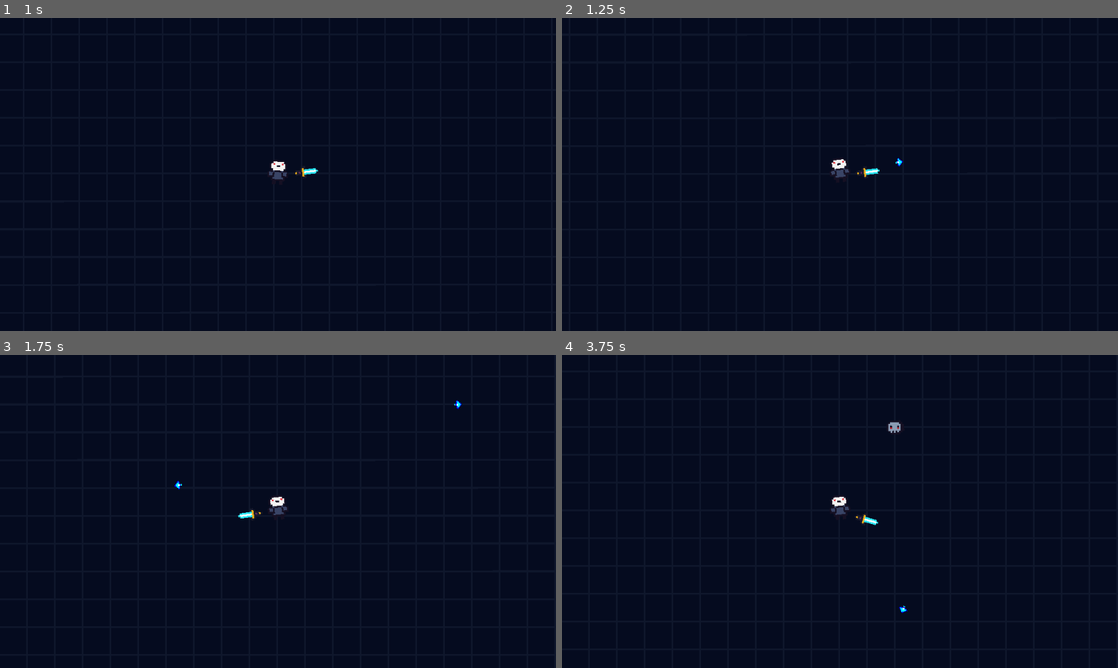
Above: before the commit, frames 1-4 (two rows, left to right).
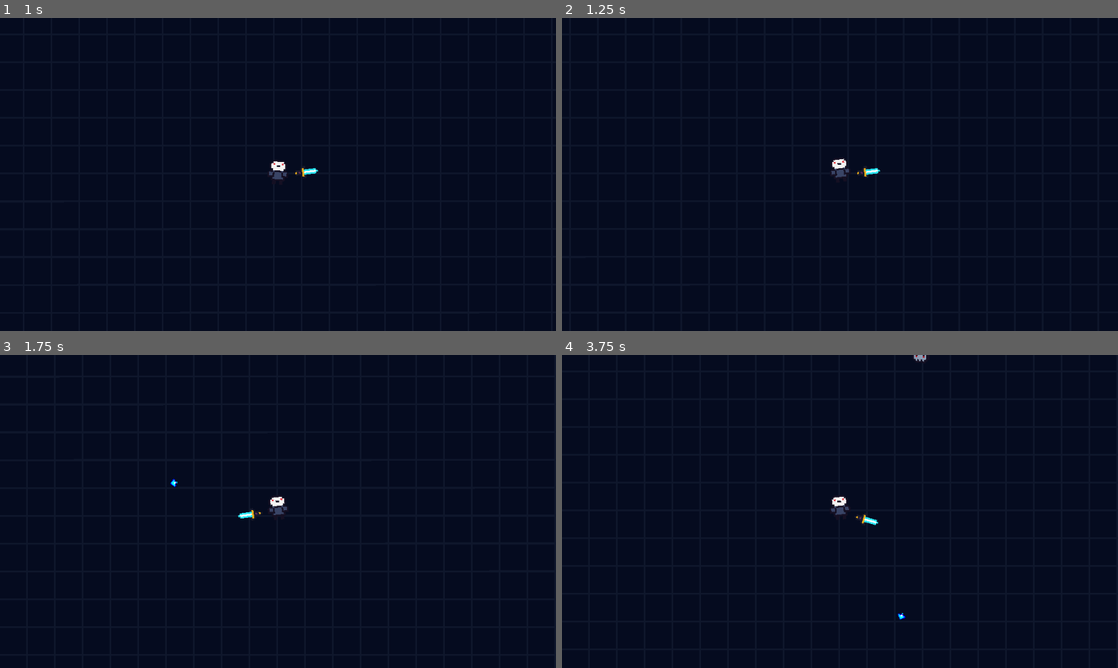
Above: after the commit, the same moments.

Repository: hanssantos02/the-under-forge
Game: Godot game, scene res://scenes/main.tscn
Same seed, same stepped clock (60 frames per second), same inputs: the game is played once before the commit and once after it.
Inputs (mouse positions are in pixels of both pictures, inside the frame that each line leads up to):
- Up to frame 1 (1 s): tap Enter (ui_accept) at 0.5, 0.77 s; move the mouse to (400, 158) at 0.52 s; hold D (move_right) from 0.53 s (still down); tap Shift (dash) at 0.6 s
- Up to frame 2 (1.25 s): keep holding D (move_right)
- Up to frame 3 (1.75 s): move the mouse to (166, 527) at 1.27 s; release D (move_right) at 1.28 s; hold S (move_down) from 1.28 s (still down); tap Shift (dash) at 1.35 s; tap Enter (ui_accept) at 1.52 s
- Up to frame 4 (3.75 s): move the mouse to (895, 442) at 2.02 s; release S (move_down) at 2.03 s; hold D (move_right) 2.03-2.78 s; tap Shift (dash) at 2.1, 2.85, 3.6 s; move the mouse to (812, 574) at 2.77 s; hold W (move_up) 2.78-3.53 s; tap Enter (ui_accept) at 3.02 s; move the mouse to (1006, 558) at 3.52 s; hold A (move_left) from 3.53 s (still down)

Frame 1 is identical in both runs. In frame 2, less than 0.1% of the frame differs, in the area x 48-62%, y 44-51%; in frame 3, less than 0.1%; in frame 4, 0.2%, in the area x 50-66%, y 0-85%.

Commit message:
add level up system
- Implemented XP thresholds, level tracking, and pause state on level up.
- Created UI CanvasLayer for selecting upgrades.
- Added logic to apply permanent weapon stats (damage, fire rate) and temporary player stats (speed).
- Fixed timing bugs related to simultaneous death/level-up events.

Diff:
--- a/scenes/main.tscn
+++ b/scenes/main.tscn
@@ -33,6 +33,7 @@
 position = Vector2(237, 169)
 
 [node name="SpawnTimer" type="Timer" parent="." unique_id=1967817791]
+wait_time = 2.0
 autostart = true
 
 [node name="SpawnPath" type="Path2D" parent="." unique_id=1723963146]
@@ -47,6 +48,7 @@
 environment = SubResource("Environment_6baej")
 
 [node name="BackgroundMusic" type="AudioStreamPlayer" parent="." unique_id=1807367578]
+process_mode = 3
 stream = ExtResource("5_tbgi4")
 autoplay = true
 bus = &"BGM"
--- a/scenes/player.tscn
+++ b/scenes/player.tscn
@@ -16,6 +16,7 @@
 [ext_resource type="Script" uid="uid://c8ukxxhmyegu" path="res://scripts/weapon_indicator.gd" id="12_jej6c"]
 [ext_resource type="AudioStream" uid="uid://y0t7d41ptuna" path="res://music/weapon_pickup.wav" id="15_oprun"]
 [ext_resource type="AudioStream" uid="uid://by5ujsk3pmmoq" path="res://music/dash.wav" id="16_a8ls1"]
+[ext_resource type="PackedScene" uid="uid://t187vwt48srk" path="res://scenes/upgrade_menu.tscn" id="17_qfm1y"]
 
 [sub_resource type="RectangleShape2D" id="RectangleShape2D_6baej"]
 size = Vector2(12, 8)
@@ -86,6 +87,10 @@
 stream = ExtResource("16_a8ls1")
 bus = &"SFX"
 
+[node name="UpgradeMenu" parent="." unique_id=1246175099 node_paths=PackedStringArray("player") instance=ExtResource("17_qfm1y")]
+visible = false
+player = NodePath("..")
+
 [connection signal="died" from="HealthComponent" to="." method="_on_health_component_died"]
 [connection signal="timeout" from="WeaponPivot/WeaponTimer" to="WeaponPivot" method="_on_timer_timeout"]
 [connection signal="timeout" from="DashDurationTimer" to="." method="_on_dash_duration_timer_timeout"]
--- /dev/null
+++ b/scenes/upgrade_menu.tscn
@@ -0,0 +1,44 @@
+[gd_scene format=3 uid="uid://t187vwt48srk"]
+
+[ext_resource type="Script" uid="uid://d1rfe3wtmkopj" path="res://scripts/upgrade_menu.gd" id="1_e3qxy"]
+
+[node name="UpgradeMenu" type="CanvasLayer" unique_id=1246175099]
+process_mode = 3
+script = ExtResource("1_e3qxy")
+
+[node name="ColorRect" type="ColorRect" parent="." unique_id=366786789]
+anchors_preset = 15
+anchor_right = 1.0
+anchor_bottom = 1.0
+grow_horizontal = 2
+grow_vertical = 2
+color = Color(0, 0, 0, 0.43529412)
+
+[node name="HBoxContainer" type="HBoxContainer" parent="." unique_id=962305419]
+anchors_preset = 8
+anchor_left = 0.5
+anchor_top = 0.5
+anchor_right = 0.5
+anchor_bottom = 0.5
+offset_left = -106.5
+offset_top = -20.0
+offset_right = 106.5
+offset_bottom = 20.0
+grow_horizontal = 2
+grow_vertical = 2
+
+[node name="Upgrade1" type="Button" parent="HBoxContainer" unique_id=1209189345]
+layout_mode = 2
+text = "Damage"
+
+[node name="Upgrade2" type="Button" parent="HBoxContainer" unique_id=1164434640]
+layout_mode = 2
+text = "Fire Rate"
+
+[node name="Upgrade3" type="Button" parent="HBoxContainer" unique_id=1605274878]
+layout_mode = 2
+text = "Agility"
+
+[connection signal="pressed" from="HBoxContainer/Upgrade1" to="." method="_on_upgrade_1_pressed"]
+[connection signal="pressed" from="HBoxContainer/Upgrade2" to="." method="_on_upgrade_2_pressed"]
+[connection signal="pressed" from="HBoxContainer/Upgrade3" to="." method="_on_upgrade_3_pressed"]
--- a/scripts/player.gd
+++ b/scripts/player.gd
@@ -12,10 +12,13 @@
 @onready var dash_cooldown_timer: Timer = $DashCooldownTimer
 @onready var health_component: HealthComponent = $HealthComponent
 @onready var dash_sfx: AudioStreamPlayer = $DashSFX
+@onready var upgrade_menu: CanvasLayer = $UpgradeMenu
 var is_dashing: bool = false
 var can_dash: bool = true
 var dash_direction: Vector2 = Vector2.ZERO
 var experience: int = 0
+var level: int = 1
+var exp_to_next_level: int = 5
 
 func _ready() -> void:
 	if not has_weapon:
@@ -71,4 +74,14 @@
 
 func gain_xp(amount: int) -> void:
 	experience += amount
-	print(experience)
+	if experience >= exp_to_next_level:
+		level_up()
+
+func level_up() -> void:
+	if health_component.current_health <= 0:
+		return
+	experience -= exp_to_next_level
+	level += 1
+	exp_to_next_level *= 1.5
+	get_tree().paused = true
+	upgrade_menu.show()
--- /dev/null
+++ b/scripts/upgrade_menu.gd
@@ -0,0 +1,22 @@
+extends CanvasLayer
+
+@export var player: CharacterBody2D
+
+func _on_upgrade_1_pressed() -> void:
+	player.weapon_pivot.stats.damage += 5.0
+	player.weapon_pivot.update_appearance()
+	get_tree().paused = false
+	hide()
+
+
+func _on_upgrade_2_pressed() -> void:
+	player.weapon_pivot.stats.fire_rate = maxf(0.0, player.weapon_pivot.stats.fire_rate - 0.2)
+	player.weapon_timer.wait_time = player.weapon_pivot.stats.fire_rate
+	get_tree().paused = false
+	hide()
+
+
+func _on_upgrade_3_pressed() -> void:
+	player.speed += 20.0
+	get_tree().paused = false
+	hide()
--- a/scripts/weapon_stats.gd
+++ b/scripts/weapon_stats.gd
@@ -1,6 +1,6 @@
 extends Resource
 class_name WeaponStats
 
-@export var damage: float = 10.0
-@export var fire_rate: float = 0.5
+@export var damage: float = 5.0
+@export var fire_rate: float = 1.0
 @export var projectile_speed: float = 300.0
Not shown, added: scripts/upgrade_menu.gd.uid
